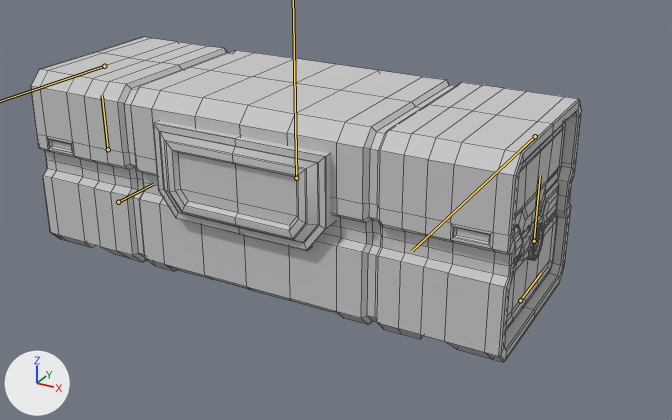
The FBX model resource/ani/상호작용 or 아이템/Obj_Container01.FBX: old version first, new version second.
Before and after are seen from a camera (50 mm lens) standing at (13.9, -22.75, 13.75) and looking at (1.49, -0.2, 2.48). Arrows for +X, +Y and +Z are at lower left; the lights stay in place. The bones that bend it are drawn over the model as lines. Mesh edges are drawn as thin lines.

In view in the first picture: 'Obj_Container_box_03_duble'.
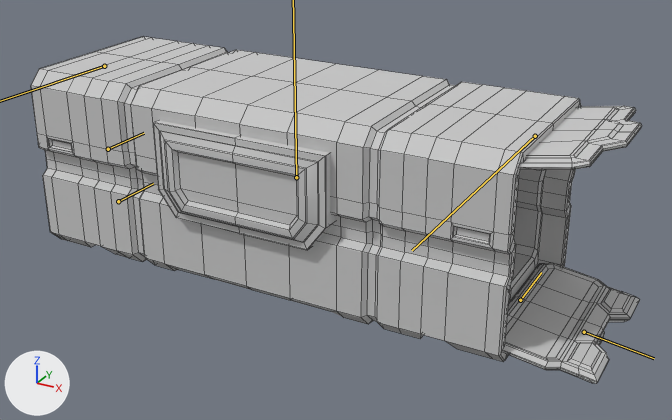
The newer file adds an action. The first version stands in its rest pose; the second is drawn at frame 29 of the action 'container_ani_open01'.

The change in detail:
Bone 'Container_lock_Bone002' (bone_container_lock_bone002) turns from (0, 0, 0) to (0, 0, 90) degrees about its own x, y and z.
Bone 'Container_door_Bone002' (bone_container_door_bone002) turns from (0, 0, 0) to (0, 100, 0) degrees about its own x, y and z.
Bone 'Container_door_Bone001' (bone_container_door_bone001) turns from (0, 0, 0) to (0, 98, 0) degrees about its own x, y and z.

What differs and where, as boxes [x1, y1, x2, y2] in the pictures (672 x 420 px):
'Obj_Container_box_03_duble', posed (11% wider, 7% taller): before [31, 37, 582, 362]; after [31, 36, 642, 384]
bone 'Container_lock_Bone002', root to tip: before (108, 149) to (102, 95); after (108, 149) to (144, 133)
bone 'Container_door_Bone002', root to tip: before (535, 136) to (412, 251); after (535, 136) to (412, 250)
bone 'Container_door_Bone001', root to tip: before (520, 300) to (541, 273); after (520, 300) to (541, 272)
